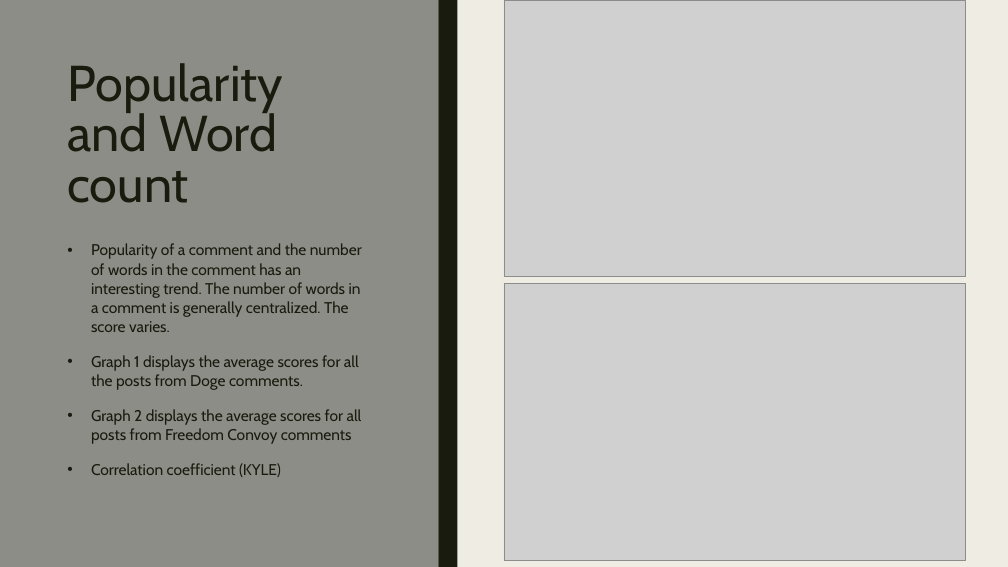
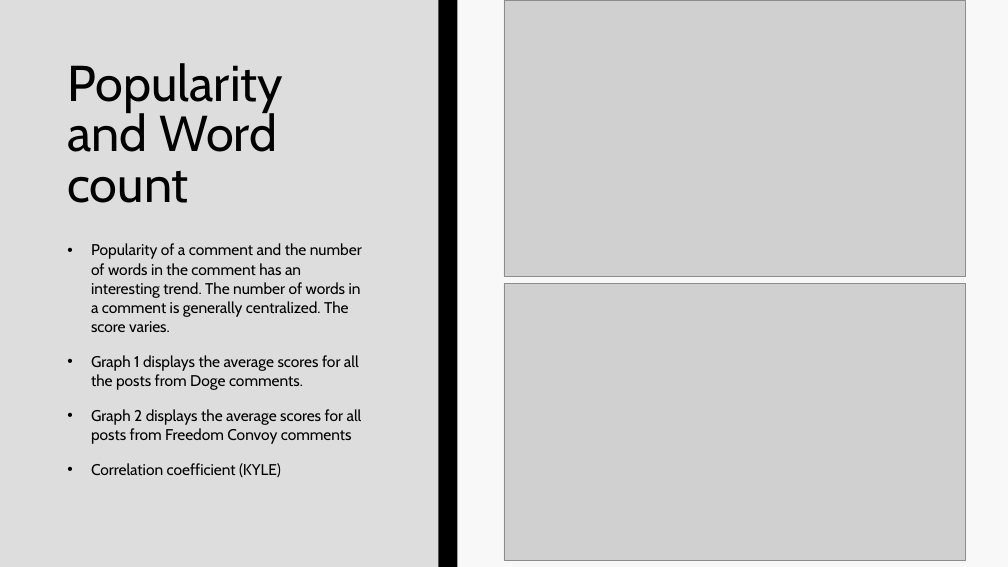
Before and after one commit to EvaTarr/CMPT412Project, a slide deck: slide 6 of presentation.pptx. Drawn at 1008x567 pixels with LibreOffice and Linux fonts; fonts in the diff are those of the drawing; grey boxes stand for pictures. Boxes give left, top, right and bottom in pixels: in the first picture for what was removed or moved away, otherwise in the second. Text is boxed around its words. In the diff, an @@ line names an element or a change of style, - is before the commit and + after.

```diff
--- a/presentation.pptx
+++ b/presentation.pptx
@@ background #EFEDE3 to #F8F8F8 @@
@@ rectangle at (0, 0, 439, 567): fill #8C8D86 to #DDDDDD @@
@@ rectangle at (439, 0, 457, 567): fill #191B0E to #000000 @@
@@ title "Popularity and Word count" at (67, 63, 283, 203): text colour #191B0E to #000000 @@
@@ text "Popularity of a comment and ..." at (91, 243, 362, 477): text colour #191B0E to #000000 @@
```
Also in this commit, not shown: 10 other slides changed, 1 slide added, 1 slide removed, 3 other files.
